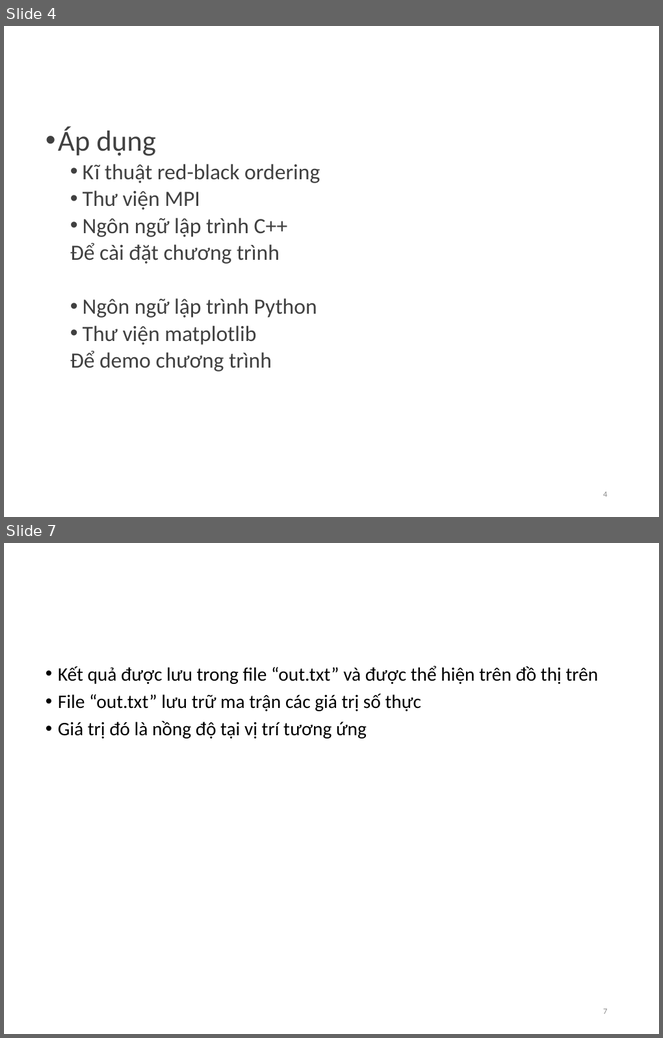
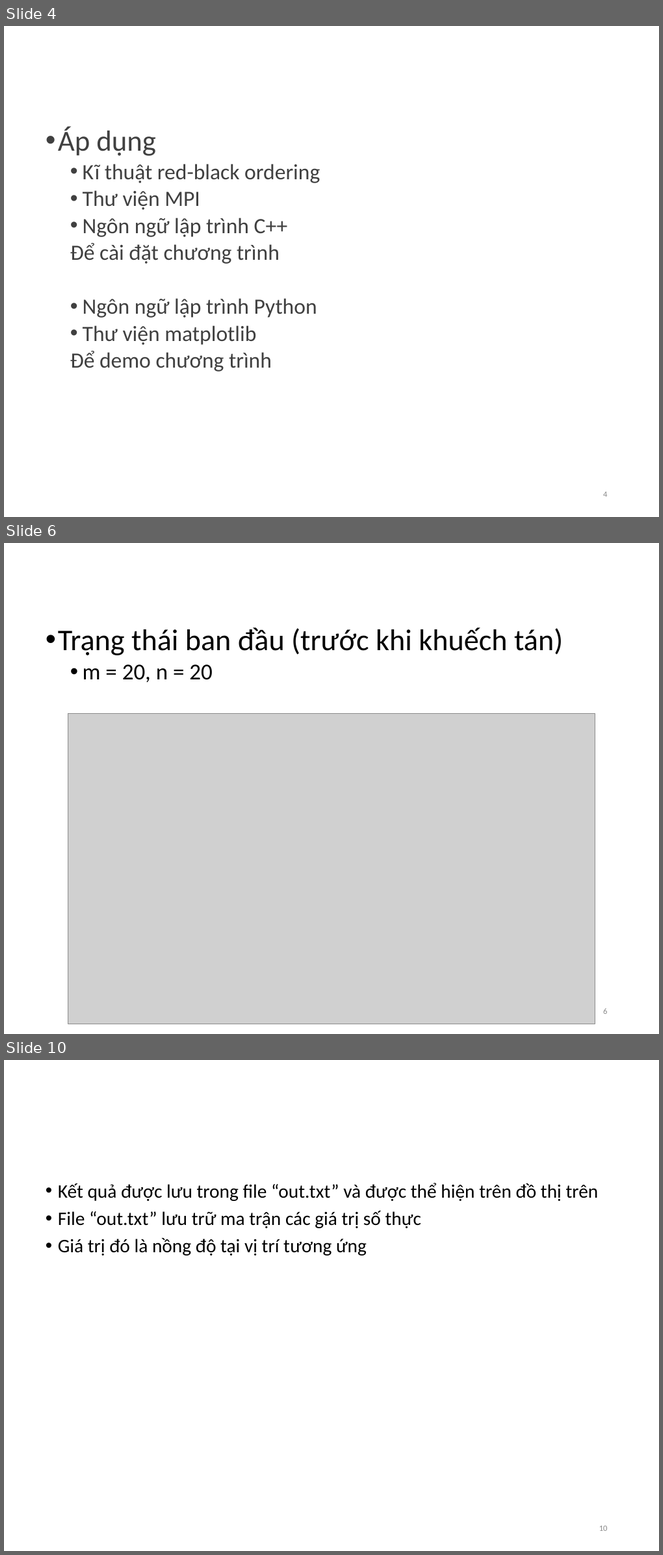
Before and after one commit to ngocbh/diffusion-equation-2d, a slide deck: docs/Gauss-Seidel.pptx. Shown one above the other, each under a label of ours: slides 4 and 7 before the commit, slides 4, 6 and 10 after it; the slides between them are not shown. The pictures are 663x1038 and 663x1555 pixels, drawn with LibreOffice and Linux fonts; fonts in the diff are those of the drawing; grey boxes stand for pictures; background and template pictures are left out. Boxes give left, top, right and bottom in pixels: in the first picture for what was removed or moved away, otherwise in the second. Text is boxed around its words. In the diff, an @@ line names an element or a change of style, - is before the commit and + after.

```diff
--- a/docs/Gauss-Seidel.pptx
+++ b/docs/Gauss-Seidel.pptx
@@ slide 6 added at [4,543,659,1034], background picture (left out) @@
@@ title added at [38,543,614,631], 36 pt, text #FFFFFF, bold @@
+Demo
@@ text added at [58,627,563,683], 33 pt, text #000000 @@
+• Trạng thái ban đầu (trước khi khuếch tán)
+  • m = 20, n = 20
@@ picture added at [68,714,595,1025] @@
@@ page number added at [603,1008,607,1014], 9 pt, text #8C8C8C @@
+6
@@ what was slide 7 is now slide 10 @@
@@ page number at [599,1526,608,1531]: text changed @@
-7
+10
```
Also in this commit, not shown: 3 slides changed, 2 other slides added, 25 other files.
